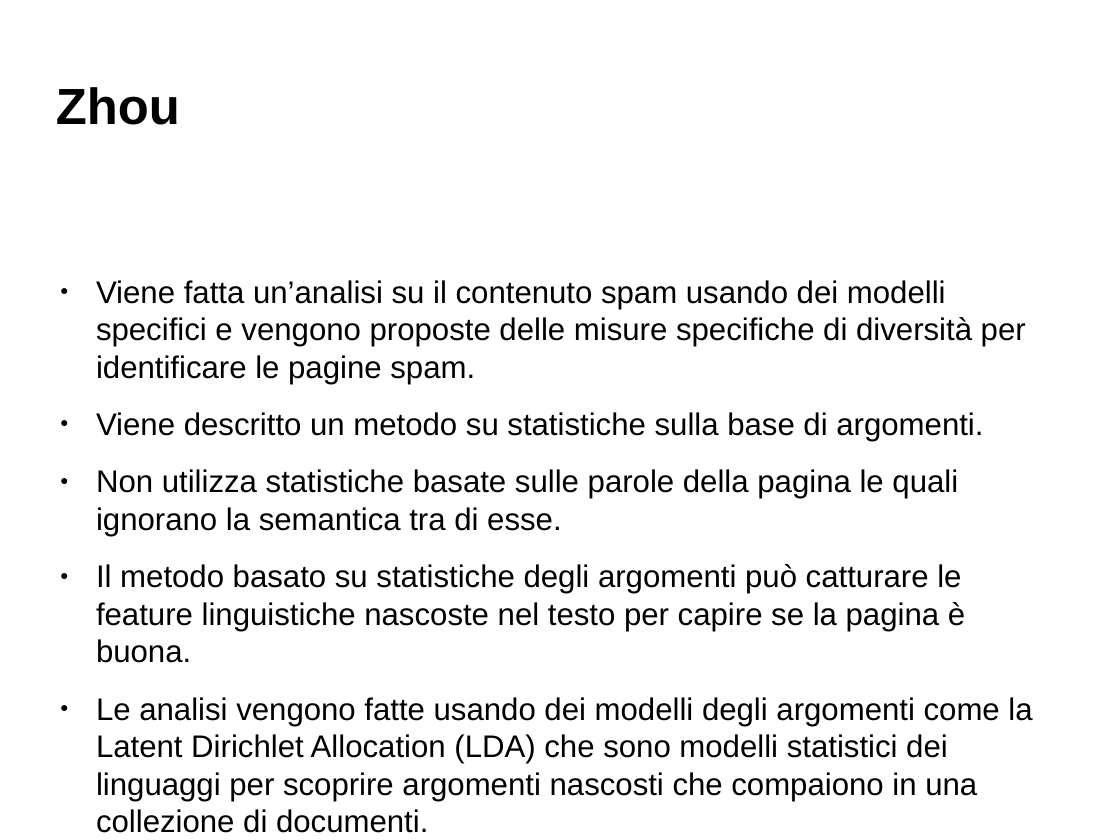
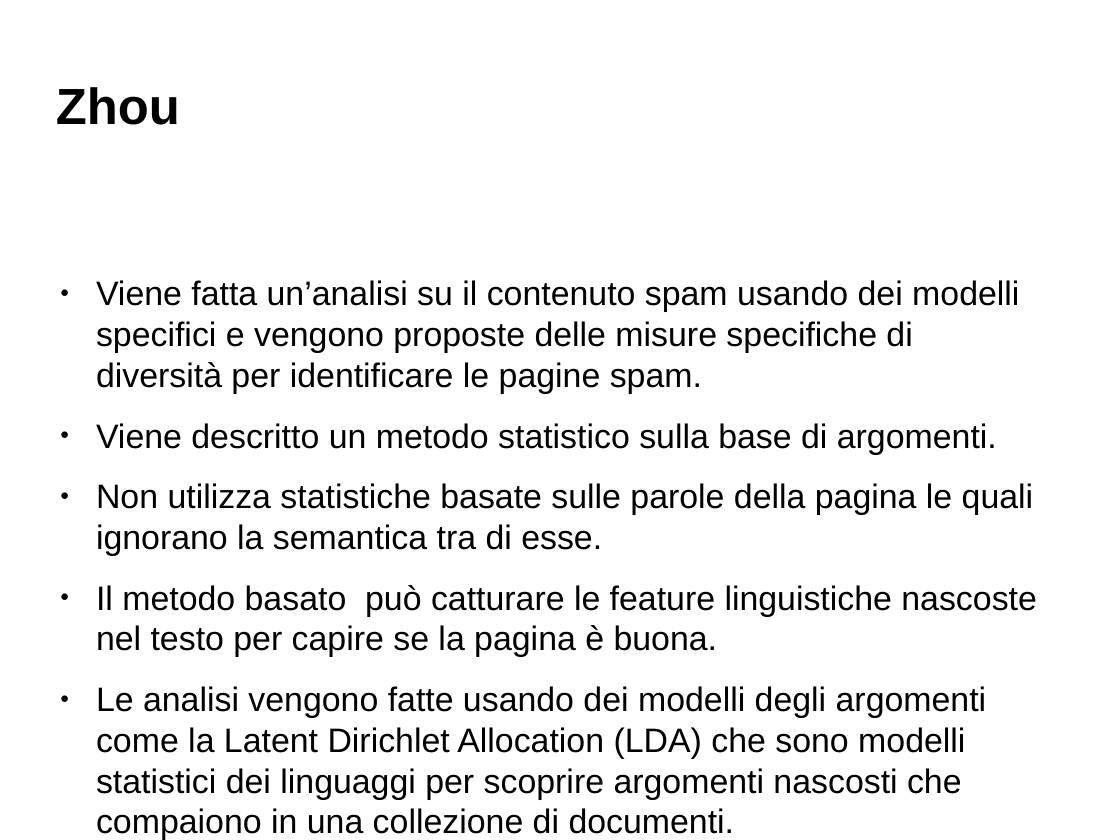
Before and after one commit to Toolanto/presentation, a slide deck: slide 48 of presentazione.odp. Drawn at 1120x840 pixels with LibreOffice and Linux fonts; fonts in the diff are those of the drawing; background and template pictures are left out. Boxes give left, top, right and bottom in pixels: in the first picture for what was removed or moved away, otherwise in the second. Text is boxed around its words. In the diff, an @@ line names an element or a change of style, - is before the commit and + after.

```diff
--- a/presentazione.odp
+++ b/presentazione.odp
@@ text at [96, 280, 1034, 840]: size 22.1 to 24.1 pt in "Viene fatta un’analisi su il contenuto spam ...", "Non utilizza statistiche basate sulle parole della ...", "Le analisi vengono fatte usando dei modelli ..." @@
@@ text at [96, 423, 997, 454]: text changed; size 22.1 to 24.1 pt @@
-● Viene descritto un metodo su statistiche sulla base di argomenti.
+● Viene descritto un metodo statistico sulla base di argomenti.
@@ text at [96, 585, 1037, 657]: text changed; size 22.1 to 24.1 pt @@
-● Il metodo basato su statistiche degli argomenti può catturare le feature linguistiche nascoste nel testo per capire se la pagina è buona.
+● Il metodo basato può catturare le feature linguistiche nascoste nel testo per capire se la pagina è buona.
```
Also in this commit, not shown: 51 other slides changed, 12 slides added, 4 slides removed, 1 other file.
